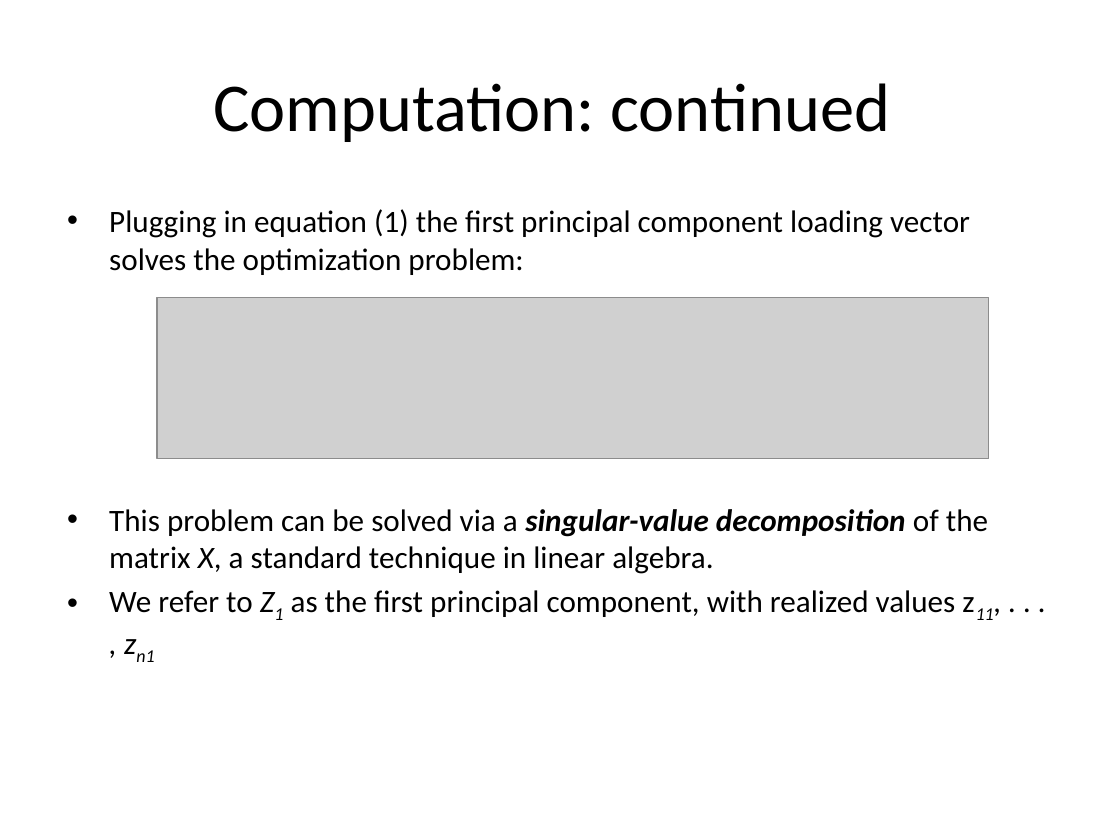
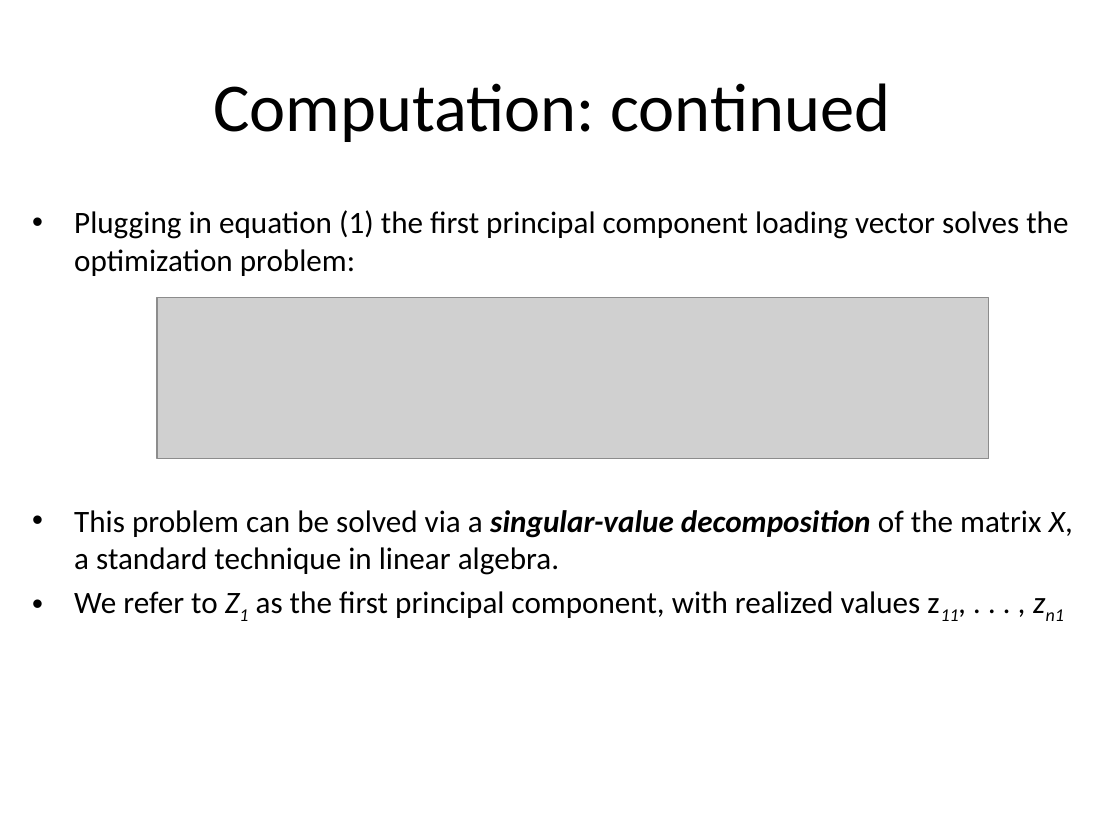
Before and after one commit to jayurbain/DataScienceIntro, a slide deck: slide 14 of slides/09_imensionality_reduction.pptx (slide 11 before the commit). Drawn at 1120x840 pixels with LibreOffice and Linux fonts; fonts in the diff are those of the drawing; grey boxes stand for pictures. Boxes give left, top, right and bottom in pixels: in the first picture for what was removed or moved away, otherwise in the second. Text is boxed around its words. In the diff, an @@ line names an element or a change of style, - is before the commit and + after.

```diff
--- a/slides/09_imensionality_reduction.pptx
+++ b/slides/09_imensionality_reduction.pptx
@@ text "Plugging in equation (1) the ..." rewrapped from (109, 209, 988, 617) to (74, 210, 1073, 618) @@
```
Also in this commit, not shown: 11 other slides changed, 9 slides added, 1 slide removed, 5 other files.
